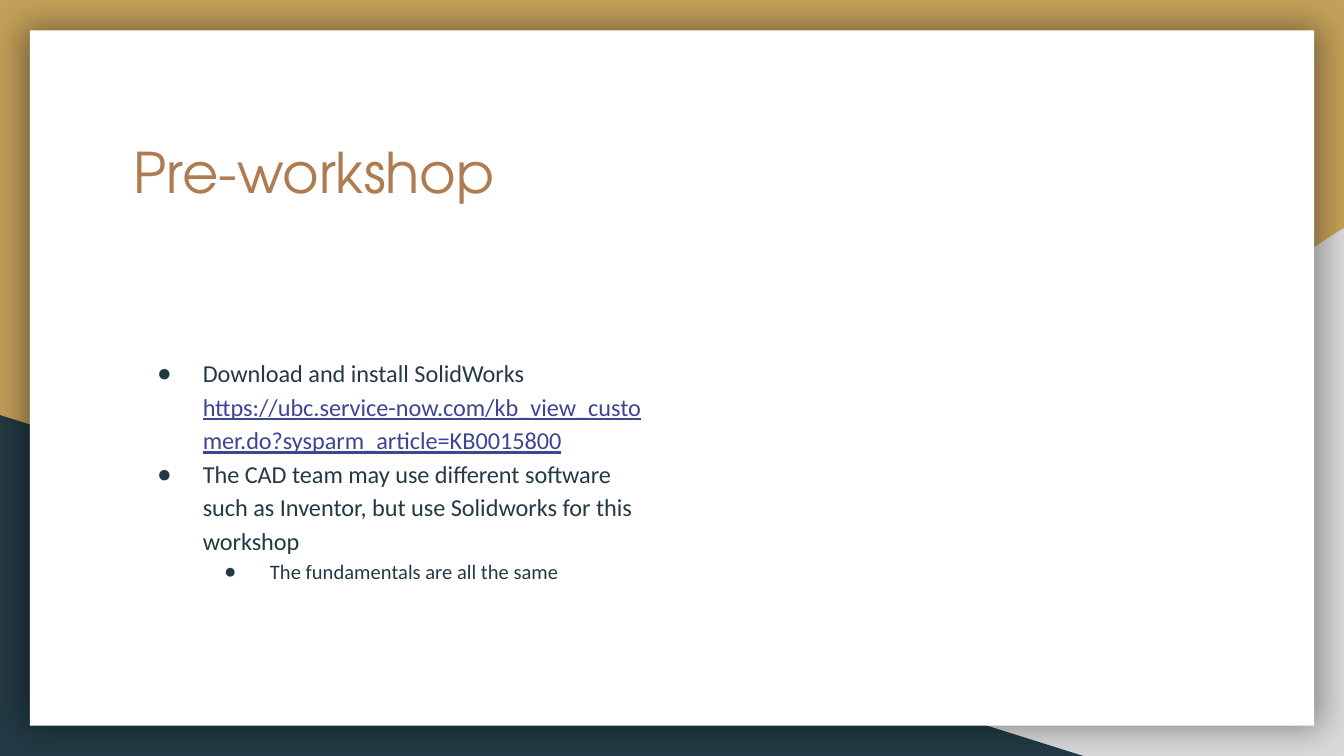
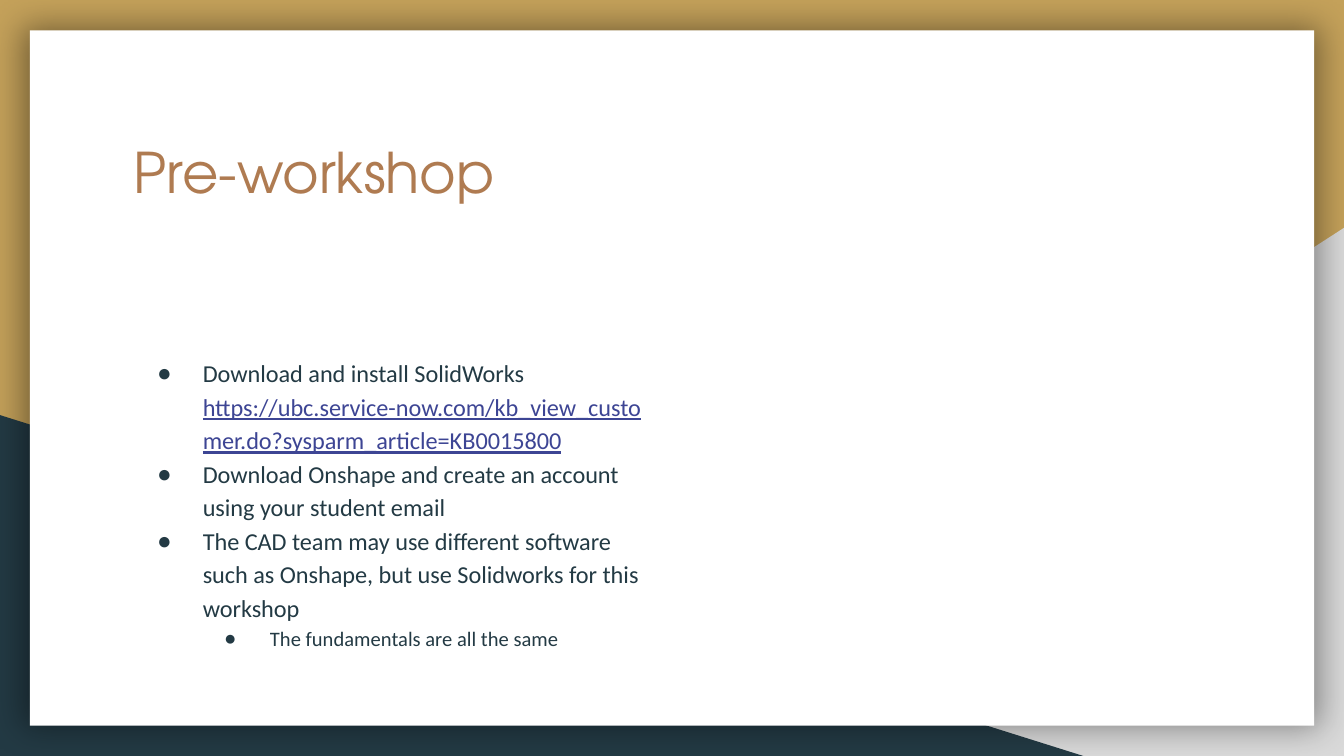
Before and after one commit to AndrewSiew/RapidPrototypingWorkshop, a slide deck: slide 2 of 2/basic solidworks.pptx. Drawn at 1344x756 pixels with LibreOffice and Linux fonts; fonts in the diff are those of the drawing. Boxes give left, top, right and bottom in pixels: in the first picture for what was removed or moved away, otherwise in the second. Text is boxed around its words. In the diff, an @@ line names an element or a change of style, - is before the commit and + after.

```diff
--- a/2/basic solidworks.pptx
+++ b/2/basic solidworks.pptx
@@ text at <box>203,466,639,621</box>: text changed @@
-● The CAD team may use different software such as Inventor, but use Solidworks for this workshop
+● Download Onshape and create an account using your student email
+● The CAD team may use different software such as Onshape, but use Solidworks for this workshop
```
Also in this commit, not shown: 1 other file.
